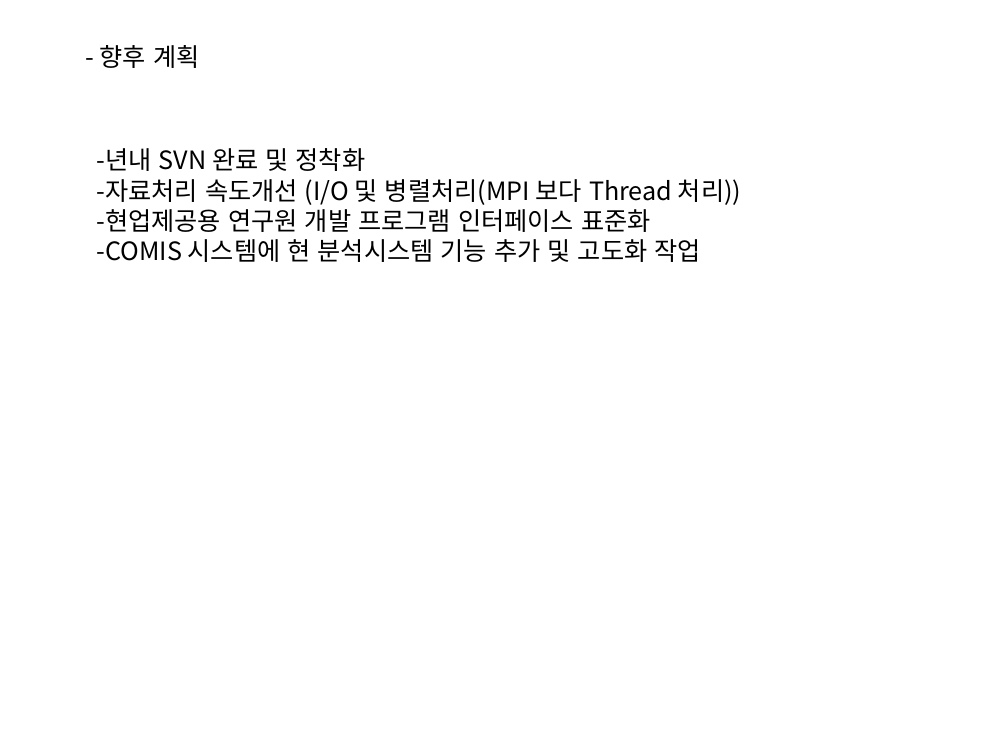
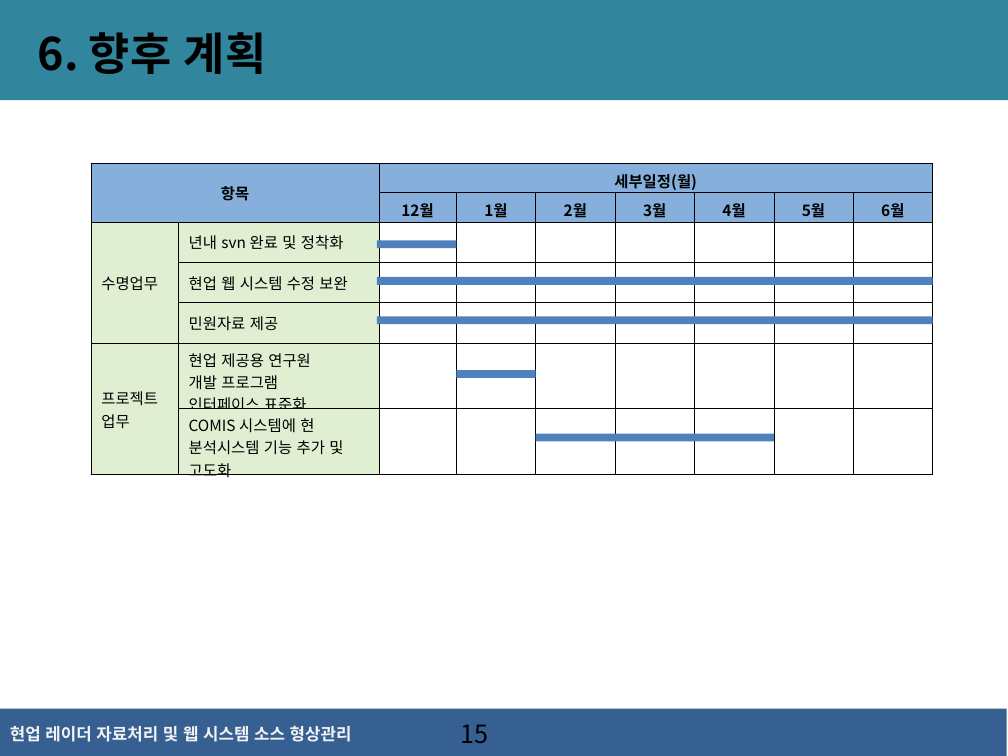
Before and after one commit to kodak00/FirstJava, a slide deck: slide 15 of 현업 레이더자료처리 및 웹시스템 소스 형상관리(김언식).pptx (slide 13 before the commit). Drawn at 1008x756 pixels with LibreOffice and Linux fonts; fonts in the diff are those of the drawing; background and template pictures are left out. Boxes give left, top, right and bottom in pixels: in the first picture for what was removed or moved away, otherwise in the second. Text is boxed around its words. In the diff, an @@ line names an element or a change of style, - is before the commit and + after.

Commit message:
z
z

```diff
--- a/현업 레이더자료처리 및 웹시스템 소스 형상관리(김언식).pptx
+++ b/현업 레이더자료처리 및 웹시스템 소스 형상관리(김언식).pptx
@@ rectangle added at [0, 0, 1008, 100], fill #31859C @@
@@ text at [38, 32, 266, 74]: text changed; size 18 to 32 pt; bold on @@
-- 향후 계획
+6. 향후 계획
@@ text removed at [97, 148, 741, 262] @@
--년내 SVN 완료 및 정착화
--자료처리 속도개선 (I/O 및 병렬처리(MPI 보다 Thread 처리))
--현업제공용 연구원 개발 프로그램 인터페이스 표준화
--COMIS 시스템에 현 분석시스템 기능 추가 및 고도화 작업
@@ table added at [92, 163, 935, 484], 7 rows, 9 columns @@
+항목 |  | 세부일정(월) |  |  |  |  |  | 
+ |  | 12월 | 1월 | 2월 | 3월 | 4월 | 5월 | 6월
+수명업무 | 년내 svn 완료 및 정착화 |  |  |  |  |  |  | 
+ | 현업 웹 시스템 수정 보완 |  |  |  |  |  |  | 
+ | 민원자료 제공 |  |  |  |  |  |  | 
+프로젝트 / 업무 | 현업 제공용 연구원 / 개발 프로그램 / 인터페이스 표준화 |  |  |  |  |  |  | 
+ | COMIS 시스템에 현 분석시스템 기능 추가 및 고도화 |  |  |  |  |  |  | 
@@ rectangle added at [377, 240, 457, 248], fill #4F81BD @@
@@ rectangle added at [377, 277, 932, 285], fill #4F81BD @@
@@ rectangle added at [377, 317, 932, 325], fill #4F81BD @@
@@ rectangle added at [457, 370, 536, 378], fill #4F81BD @@
@@ rectangle added at [535, 433, 773, 442], fill #4F81BD @@
@@ rectangle added at [0, 709, 1007, 756], fill #376092 @@
@@ text added at [10, 726, 352, 742], 12 pt, text #F2F2F2, bold @@
+현업 레이더 자료처리 및 웹 시스템 소스 형상관리
@@ page number added at [460, 724, 488, 744], 18 pt, text #000000 @@
+15
```
Also in this commit, not shown: 9 other slides changed, 6 slides added, 3 slides removed.
